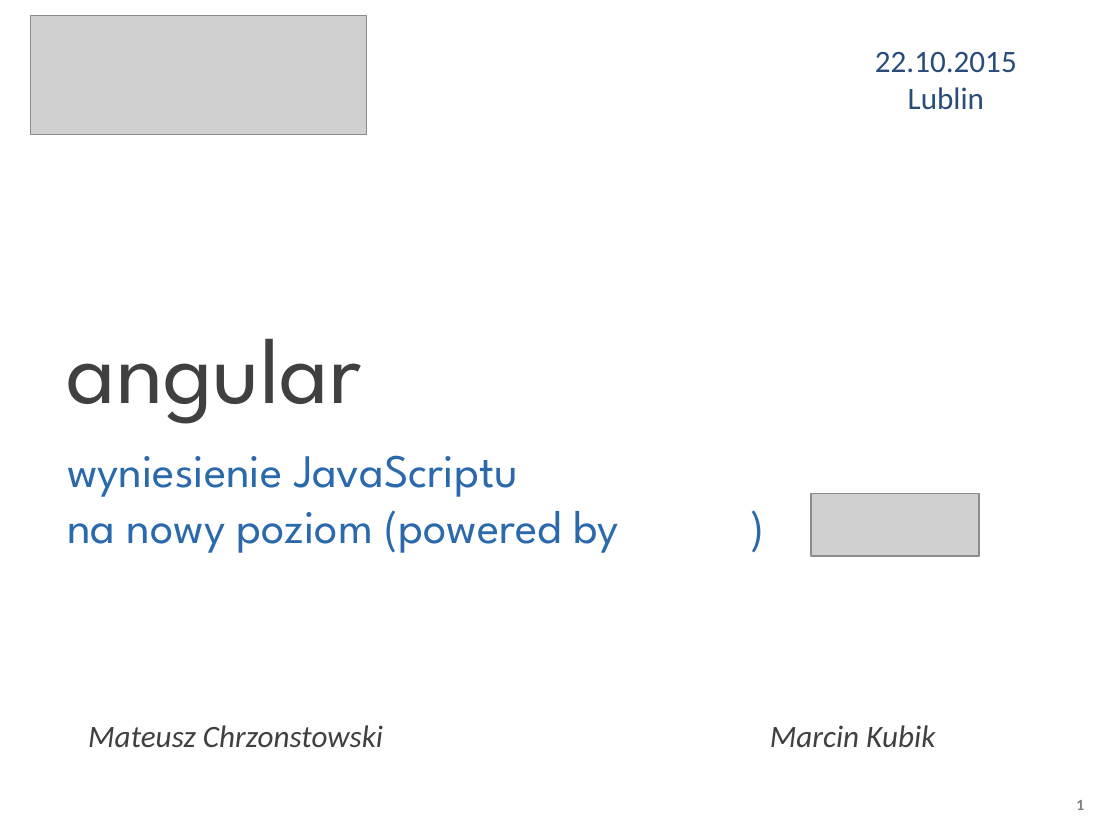
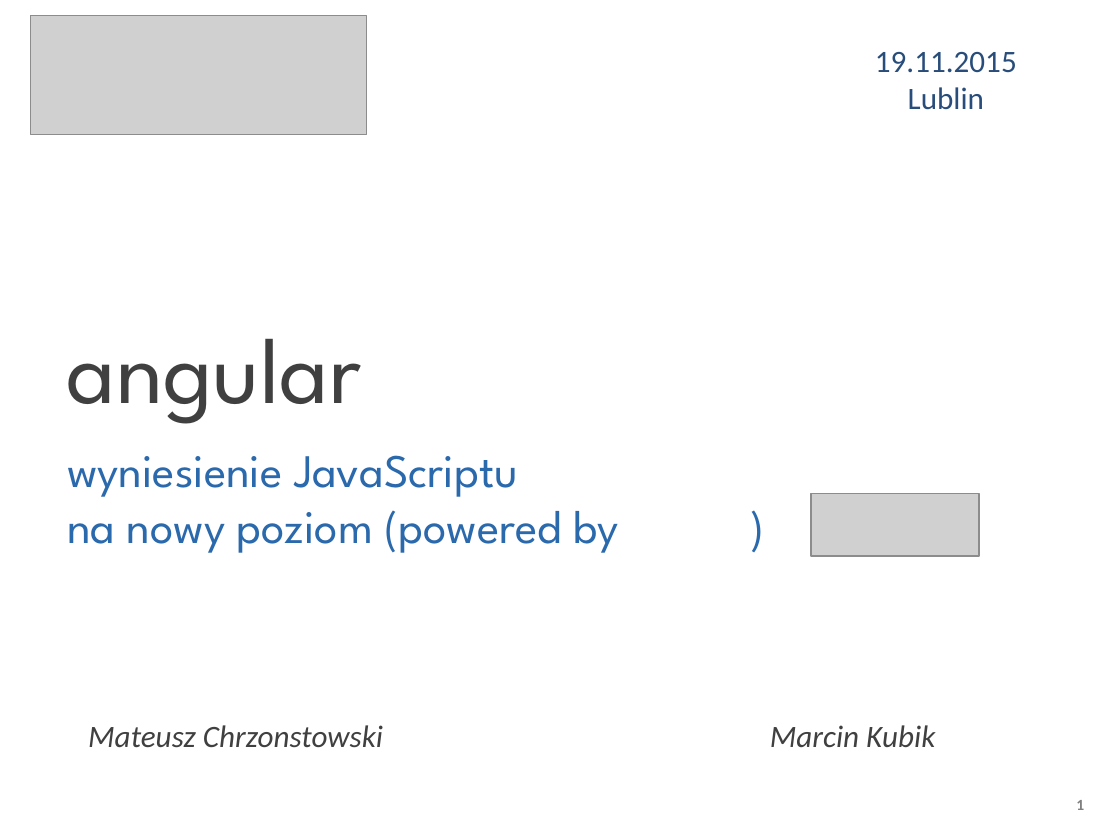
Before and after one commit to sollersconsulting/pollub, a slide deck: slide 1 of presentation/Angular.ppsx. Drawn at 1120x840 pixels with LibreOffice and Linux fonts; fonts in the diff are those of the drawing; grey boxes stand for pictures; background and template pictures are left out. Boxes give left, top, right and bottom in pixels: in the first picture for what was removed or moved away, otherwise in the second. Text is boxed around its words. In the diff, an @@ line names an element or a change of style, - is before the commit and + after.

Commit message:
Small fix to presentation

```diff
--- a/presentation/Angular.ppsx
+++ b/presentation/Angular.ppsx
@@ text at <box>875,52,1017,72</box>: text changed @@
-22.10.2015
+19.11.2015
```
